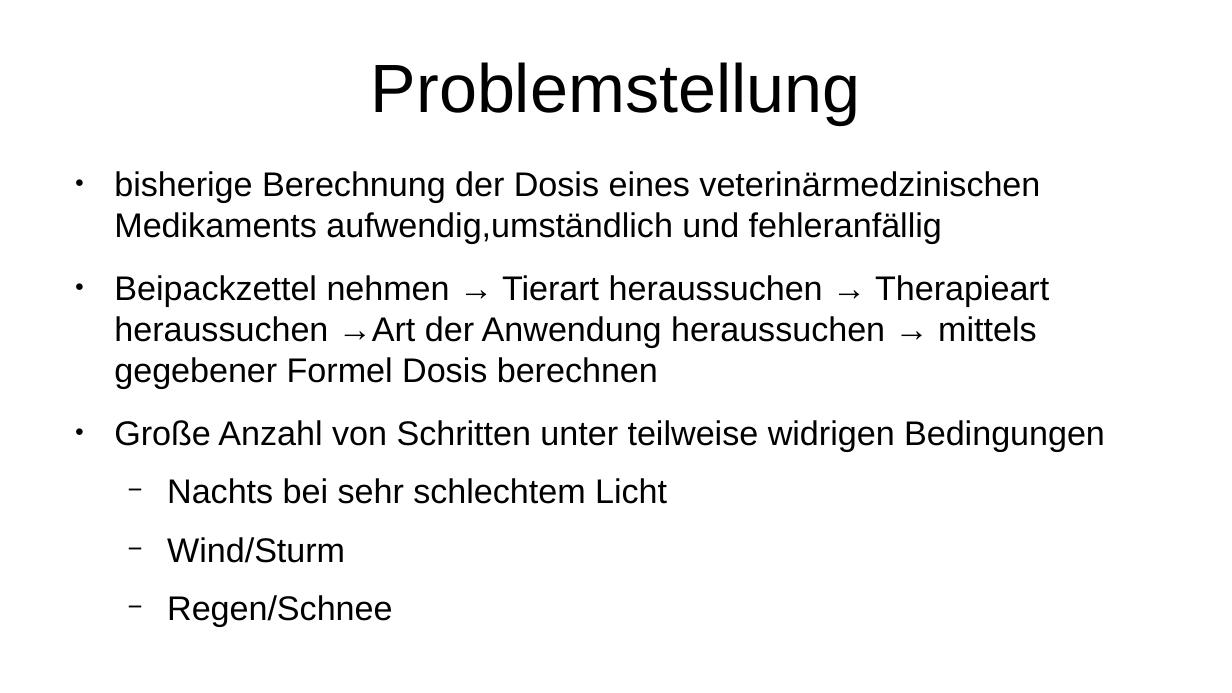
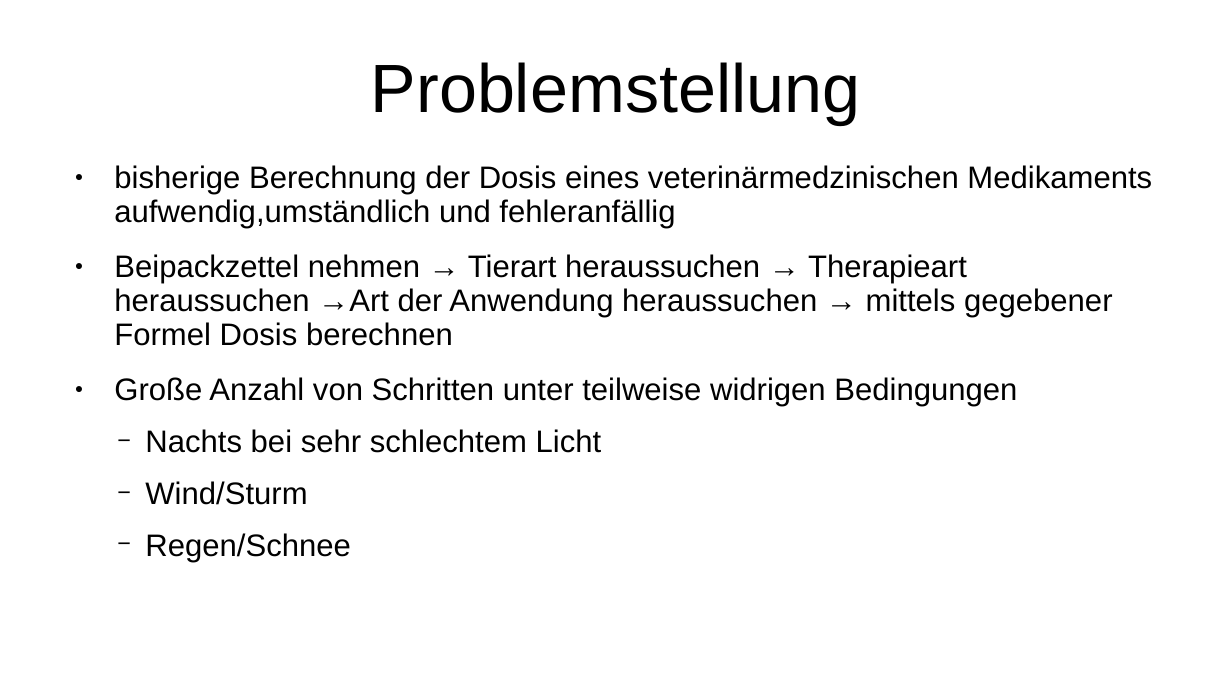
Before and after one commit to pigutsche/dosi_calc, a slide deck: slide 2 of Präsentation/präs.odp. Drawn at 1232x693 pixels with LibreOffice and Linux fonts; fonts in the diff are those of the drawing. Boxes give left, top, right and bottom in pixels: in the first picture for what was removed or moved away, otherwise in the second. Text is boxed around its words. In the diff, an @@ line names an element or a change of style, - is before the commit and + after.

Commit message:
Präsentation update

```diff
--- a/Präsentation/präs.odp
+++ b/Präsentation/präs.odp
@@ text "bisherige Berechnung der Dosis eines ..." at (114, 165, 1152, 562): size 22 to 20 pt; indent changed; line spacing 1 to 0.9; line spacing 1 to 0.8; more space between paragraphs @@
```
Also in this commit, not shown: 5 other slides changed, 6 slides added.
